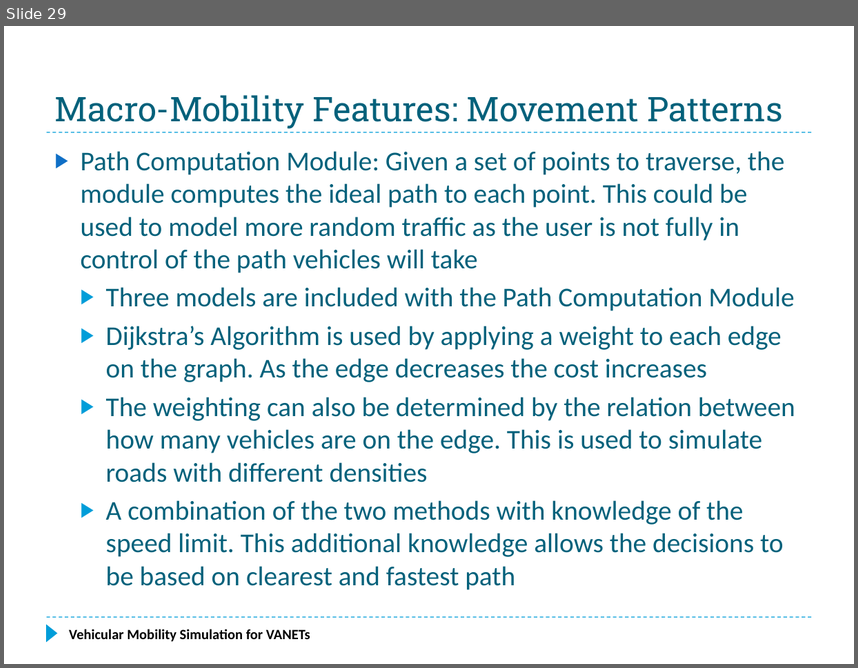
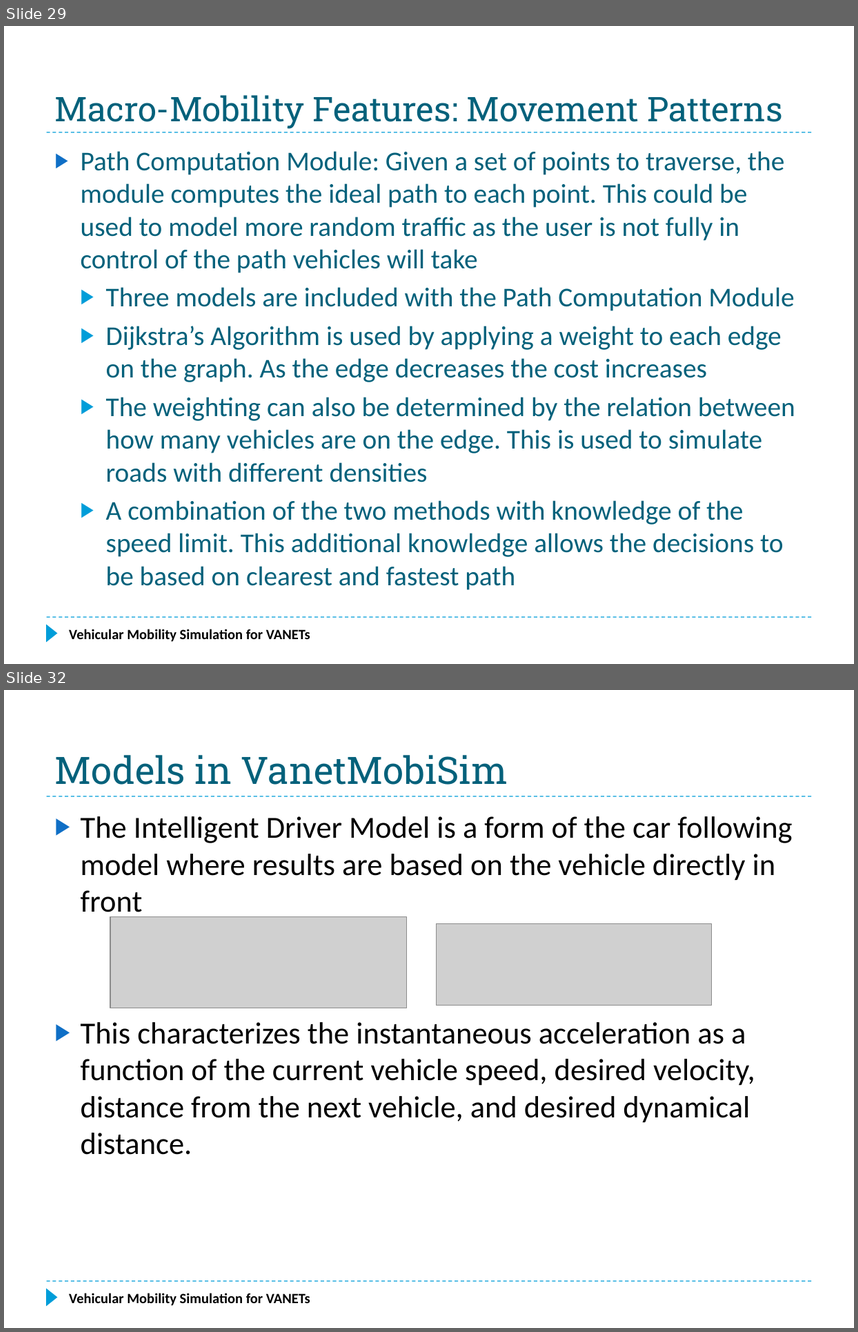
Before and after one commit to f33losopher/EEMaster_VANET, a slide deck: VANET_Felix.pptx. Shown one above the other, each under a label of ours: slide 29 before the commit, slides 29 and 32 after it; the slides between them are not shown. The pictures are 858x668 and 858x1332 pixels, drawn with LibreOffice and Linux fonts; fonts in the diff are those of the drawing; grey boxes stand for pictures. Boxes give left, top, right and bottom in pixels: in the first picture for what was removed or moved away, otherwise in the second. Text is boxed around its words. In the diff, an @@ line names an element or a change of style, - is before the commit and + after.

Commit message:
Simulation PPT, up to the simulation results

```diff
--- a/VANET_Felix.pptx
+++ b/VANET_Felix.pptx
@@ slide 32 added at (4, 690, 854, 1328), background #FFFFFF; not listed: 3 template elements that a slide beside it also shows @@
@@ title added at (55, 755, 508, 785), 32 pt, text #04617B @@
+Models in VanetMobiSim
@@ text added at (81, 816, 792, 1154), 26 pt, text #000000 @@
+▶ The Intelligent Driver Model is a form of the car following model where results are based on the vehicle directly in front
+▶ This characterizes the instantaneous acceleration as a function of the current vehicle speed, desired velocity, distance from the next vehicle, and desired dynamical distance.
@@ picture added at (110, 917, 407, 1008) @@
@@ picture added at (436, 924, 711, 1005) @@
@@ text added at (69, 1292, 310, 1305), 12 pt, text #000000, bold @@
+Vehicular Mobility Simulation for VANETs
```
Also in this commit, not shown: 1 slide changed, 6 other slides added.
